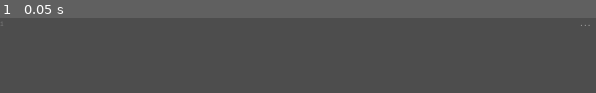
Above: before the commit, frame 1.
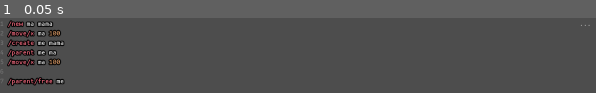
Above: after the commit, the same moment.

Repository: loopier/animatron
Game: Godot game, scene res://main.tscn
Same seed, same stepped clock (60 frames per second), same inputs: the game is played once before the commit and once after it.
Inputs:
- Up to frame 1 (0.05 s): no input

The runs differ from the first frame. In frame 1, 3.4% of the frame differs, in the area x 0-11%, y 2-91%.

Commit message:
Add `/parent`

Diff:
--- a/CommandInterface.gd
+++ b/CommandInterface.gd
@@ -146,6 +146,8 @@
 	"/offset": CommandDescription.new(setAnimationPropertyWithVector, "actor:s x:i y:i", "Set the ACTOR's animation drawing offset in pixels.", Flags.gdScript()),
 	"/offset/x": CommandDescription.new(setAnimationPropertyWithVectorN, "actor:s pixels:i", "Set the ACTOR's animation drawing offset on the X axis.", Flags.gdScript()),
 	"/offset/y": CommandDescription.new(setAnimationPropertyWithVectorN, "actor:s pixels:i", "Set the ACTOR's animation drawing offset on the Y axis.", Flags.gdScript()),
+	"/parent": CommandDescription.new(parentActor, "child:s parent:s", "Set an actor to be the CHILD of another PARENT actor."),
+	"/parent/free": CommandDescription.new(parentActorFree, "child:s", "Free the CHILD actor from it's parent."),
 	"/front": CommandDescription.new(setInFrontOfActor, "actor:s target:s", "Draw the ACTOR in front of the TARGET.", Flags.asArray(false)),
 	"/behind": CommandDescription.new(setBehindActor, "actor:s target:s", "Draw the ACTOR behind the TARGET.", Flags.asArray(false)),
 	"/top": CommandDescription.new(setTopActor, "actor:s", "Draw the ACTOR on top of everything else.", Flags.asArray(false)),
@@ -607,17 +609,17 @@
 
 
 func getAllActors() -> Status:
-	return Status.ok(actorsNode.get_children())
+	return Status.ok(actorsNode.get_children(true))
 
 ## Returns an actor by exact name match (see [method getActors])
 func getActor(actorName: String) -> Status:
-	var actor = actorsNode.find_child(actorName)
+	var actor = actorsNode.find_child(actorName, true, false)
 	if actor == null: return Status.error("Actor not found: %s" % [actorName])
 	return Status.ok(actor)
 
 ## Returns an array of children matching the name pattern
 func getActors(namePattern: String) -> Status:
-	var actors = actorsNode.find_children(namePattern)
+	var actors = actorsNode.find_children(namePattern, "Node", true, false)
 	if actors == null or len(actors) == 0: return Status.error("No actors found: %s" % [namePattern])
 	return Status.ok(actors)
 
@@ -643,6 +645,7 @@
 	animationNode.play(anim)
 	animationNode.get_sprite_frames().set_animation_speed(anim, 12)
 	actorsNode.add_child(actor)
+
 	# Need to set an owner so it appears in the SceneTree and can be found using
 	# Node.finde_child(pattern) -- see Node docs
 	actor.set_owner(actorsNode)
@@ -1022,6 +1025,33 @@
 		actor.scale.y *= float(args[1])
 	return Status.ok()
 
+func parentActor(childName: String, parentName: String) -> Status:
+	var result = getActor(parentName)
+	if result.isError(): return result
+	var parent = result.value
+	result = getActors(childName)
+	if result.isError(): return result
+	for child in result.value:
+		var oldParent = child.get_parent()
+		oldParent.remove_child(child)
+		parent.add_child(child)
+		# preserve children transforms
+		child.transform = parent.transform.affine_inverse() * child.transform
+		Log.verbose("%s emmancipated from %s" % [child.name, oldParent.name])
+		Log.verbose("%s is child of %s" % [child.name, parent.name])
+	return Status.ok()
+
+func parentActorFree(childName: String) -> Status:
+	var result = getActors(childName)
+	if result.isError(): return result
+	for child in result.value:
+		var parent = child.get_parent()
+		parent.remove_child(child)
+		actorsNode.add_child(child)
+		# preserve children transforms
+		child.transform = parent.transform * child.transform
+	return Status.ok()
+
 func setInFrontOfActor(args: Array) -> Status:
 	var result = getActor(args[0])
 	var targetResult = getActors(args[1])
--- a/main.tscn
+++ b/main.tscn
@@ -42,6 +42,13 @@
 theme = ExtResource("3_fotw2")
 theme_override_colors/font_outline_color = Color(0, 0, 0, 1)
 theme_override_constants/outline_size = 10
+text = "/new ma mama
+/move/x ma 100
+/create me mama
+/parent me ma
+/move/x ma 100
+
+/parent/free me"
 caret_type = 1
 syntax_highlighter = SubResource("CodeHighlighter_833ra")
 highlight_all_occurrences = true
